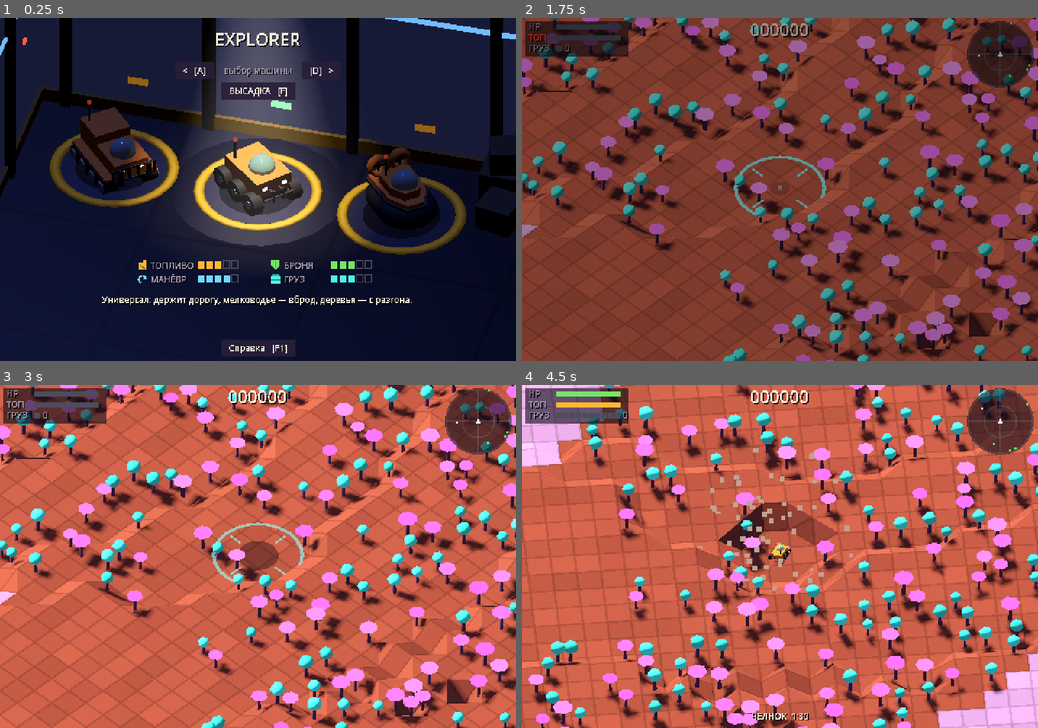
Above: before the commit, frames 1-4 (two rows, left to right).
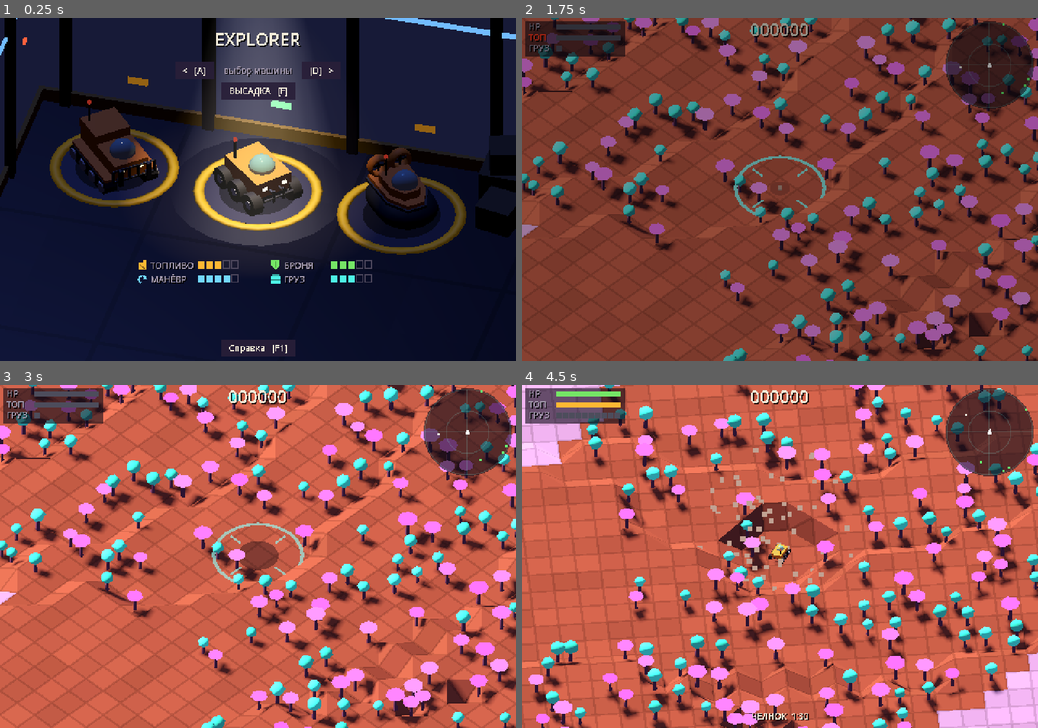
Above: after the commit, the same moments.

Repository: nogitjusthub/explorer
Game: Godot game, scene res://src/main/main.tscn
The game is run twice, just before and just after one commit, with the same random seed, the same clock (stepped at 60 frames per second) and the same inputs.
Inputs (mouse positions are in pixels of both pictures, inside the frame that each line leads up to):
- Up to frame 1 (0.25 s): no input
- Up to frame 2 (1.75 s): click "ВЫСАДКА [F]" at 0.5 s; tap Enter (ui_accept) at 1.25, 1.52 s; move the mouse to (893, 172) at 1.27 s; hold D (move_right) from 1.28 s (still down); tap Q (cam_left) at 1.35 s; click (893, 172) at 1.42 s
- Up to frame 3 (3 s): release D (move_right) at 2 s; drag from (154, 573) to (232, 625) at 2.02 s; move the mouse to (309, 481) at 2.77 s; hold D (move_right) from 2.78 s (still down); hold F (radio) from 2.78 s (still down)
- Up to frame 4 (4.5 s): release D (move_right) at 3.5 s; release F (radio) at 3.5 s; drag from (754, 625) to (625, 505) at 3.52 s; move the mouse to (934, 607) at 4.27 s; hold A (move_left) from 4.28 s (still down); tap E (cam_right) at 4.35 s

The runs differ from the first frame. In frame 1, 0.8% of the frame differs, in the area x 19-80%, y 80-85%; in frame 2, 1.6%; in frame 3, 2.0%; in frame 4, 2.1%, in the area x 19-100%, y 0-27%.

Commit message:
HUD и баланс: пейджер без направления, радар шире; червь 50, танк 150 HP
Pager messages show only the threat name - no arrows, no "nearby", no
countdown (direction moves to the advanced-radar upgrade in the backlog);
"СЕЙСМИЧЕСКАЯ АКТИВНОСТЬ" becomes "ЗЕМЛЕТРЯСЕНИЕ". The radar grows to 80 px
and the pager below it has the same width. The cargo row in the HUD keeps
only the slot bar, without the numeric value. The hold no longer shows a
text blurb under the stat pips (the field is removed from VehicleClass).

Balance: worm strike 50, tank HP 150 - two strikes kill the rover (100) and
the hover (70), only the tank survives two and dies on the third.

Co-Authored-By: Claude Opus 5.5 (1M context) <noreply@anthropic.com>
Claude-Session: https://claude.ai/code/session_01GJC6bC9e6XpvUUnT5cavAj

Diff:
--- a/data/balance_rules.gd
+++ b/data/balance_rules.gd
@@ -141,7 +141,7 @@
 @export var worm_spawn_min: float = 20.0          ## появляется ближе остальных — в 20…30 тайлах, на своём грунте
 @export var worm_spawn_max: float = 30.0
 @export var worm_telegraph_s: float = 0.9
-@export var worm_damage: int = 30
+@export var worm_damage: int = 50                 ## два броска убивают ровер (100) и ховер (70); танк (150) — три
 @export var worm_toss: float = 3.0
 @export var shellback_min_level: int = 3
 @export var shellback_speed: float = 4.6
--- a/data/vehicles/hover.tres
+++ b/data/vehicles/hover.tres
@@ -6,7 +6,6 @@
 script = ExtResource("1_vclass")
 id = &"hover"
 display_name = "Ховер"
-blurb = "Гонщик: скользит над водой, обрывы почти не страшны. Заносит, жжёт топливо."
 hp_max = 70
 max_speed = 7.5
 accel = 6.5
--- a/data/vehicles/rover.tres
+++ b/data/vehicles/rover.tres
@@ -6,7 +6,6 @@
 script = ExtResource("1_vclass")
 id = &"rover"
 display_name = "Ровер"
-blurb = "Универсал: держит дорогу, мелководье — вброд, деревья — с разгона."
 hp_max = 100
 max_speed = 6.5
 accel = 5.0
--- a/data/vehicles/tank.tres
+++ b/data/vehicles/tank.tres
@@ -6,8 +6,7 @@
 script = ExtResource("1_vclass")
 id = &"tank"
 display_name = "Танк"
-blurb = "Крепость: в гору без потерь, лес валит с малого хода. Неспешен."
-hp_max = 160
+hp_max = 150
 max_speed = 4.0
 accel = 2.0
 launch_accel = 6.0
--- a/data/vehicles/vehicle_class.gd
+++ b/data/vehicles/vehicle_class.gd
@@ -4,7 +4,6 @@
 
 @export var id: StringName
 @export var display_name: String             ## внутреннее имя (логи, отладка) — игроку не показываем
-@export_multiline var blurb: String          ## одна строка о характере класса (экран выбора)
 @export var hp_max: int = 100
 
 @export_group("Movement")
--- a/src/main/main.gd
+++ b/src/main/main.gd
@@ -190,8 +190,6 @@
 	streamer.chunk_removed.connect(fauna.on_chunk_removed)
 	fauna.damaged.connect(_on_vehicle_damaged)
 	dev.fauna = fauna
-	hud.pager.vehicle = vehicle
-	hud.pager.camera = rig.camera
 
 	_pause = PauseOverlay.new()
 	add_child(_pause)
--- a/src/ui/hud/hud.gd
+++ b/src/ui/hud/hud.gd
@@ -7,7 +7,7 @@
 
 const FUEL_WARN := 0.2                 ## доля бака, ниже которой полоса топлива мигает
 const BAR_W := 60
-const PANEL := Rect2(3, 3, 96, 33)
+const PANEL := Rect2(3, 3, 93, 33)
 const COLOR_PANEL := Color(0.06, 0.04, 0.09, 0.62)
 const COLOR_TEXT := Color(0.95, 0.92, 0.85)
 const COLOR_DIM := Color(0.62, 0.58, 0.66)
@@ -29,7 +29,6 @@
 var _fuel_max := 1.0
 var _slots := 0
 var _slots_max := 1
-var _cargo_value := 0
 var _score := 0
 var _score_shown := 0.0
 var _time := 0.0
@@ -70,7 +69,7 @@
 	pager = Pager.new()
 	pager.anchor_left = 1.0
 	pager.anchor_right = 1.0
-	pager.offset_left = -160.0
+	pager.offset_left = -2.0 * Radar.R - 5.0          # ровно под радаром, той же ширины
 	pager.offset_right = -5.0
 	pager.offset_top = 8.0 + 2.0 * Radar.R
 	pager.offset_bottom = 8.0 + 2.0 * Radar.R + 34.0
@@ -125,10 +124,9 @@
 	_score = total
 
 
-func _on_cargo_changed(used: int, mx: int, value: int) -> void:
+func _on_cargo_changed(used: int, mx: int, _value: int) -> void:
 	_slots = used
 	_slots_max = mx
-	_cargo_value = value
 
 
 func _on_pickup_collected(kind: StringName, value: int) -> void:
@@ -187,8 +185,6 @@
 	for i in _slots_max:
 		var r := Rect2(32 + i * (slot_w + 1), 26, slot_w, 5)
 		_canvas.draw_rect(r, COLOR_SLOT if i < _slots else COLOR_SLOT_EMPTY)
-	var cargo_x := 32 + _slots_max * (slot_w + 1) + 2
-	_text(Vector2(cargo_x, 31), str(_cargo_value), 8, COLOR_SLOT if _cargo_value > 0 else COLOR_DIM)
 
 	_text(Vector2(0, 17), "%06d" % roundi(_score_shown), 16, COLOR_TEXT, HORIZONTAL_ALIGNMENT_CENTER, size.x)
 	var y := 30.0
--- a/src/ui/hud/pager.gd
+++ b/src/ui/hud/pager.gd
@@ -1,27 +1,22 @@
 class_name Pager
 extends Control
-## Пейджер (GDD §8): под радаром — до трёх сообщений об активных угрозах: тип, стрелка направления
-## относительно экрана (как радар и управление) и секунды до события. У непогоды (гроза, туман, буря)
-## и смерча стрелки нет — откуда придёт, не сказано (указатели — апгрейд радара); кислотный туман
-## подписан просто «ТУМАН» — его выдаёт только цвет. Сообщение держится, пока угроза шлёт телеграф.
+## Пейджер (GDD §8): под радаром, той же ширины, — до трёх сообщений об активных угрозах: только
+## название, без направления и без отсчёта (направление на угрозы — апгрейд «продвинутый радар», §12).
+## Кислотный туман подписан просто «ТУМАН» — его выдаёт только цвет. Новое сообщение мигает;
+## держится, пока угроза шлёт телеграф.
 
 const LINES := 3
 const LINE_H := 10.0
 const STALE_S := 1.0                   ## телеграф не обновлялся столько — угроза ушла
-const NEAR := 6.0                      ## ближе — без стрелки, «рядом»
 const NAMES := {
-	&"storm": "ГРОЗА", &"quake": "СЕЙСМИЧЕСКАЯ АКТИВНОСТЬ", &"fog": "ТУМАН", &"acid": "ТУМАН",
+	&"storm": "ГРОЗА", &"quake": "ЗЕМЛЕТРЯСЕНИЕ", &"fog": "ТУМАН", &"acid": "ТУМАН",
 	&"dust": "ПЫЛЕВАЯ БУРЯ", &"tornado": "СМЕРЧ",
 }
-const NO_ARROW: Array[StringName] = [&"storm", &"fog", &"acid", &"dust", &"tornado", &"quake"]   ## без указателя
 const COLOR_TEXT := Color(1.0, 0.55, 0.3)
 const COLOR_NEW := Color(1.0, 0.9, 0.6)
 const COLOR_BG := Color(0.06, 0.04, 0.09, 0.62)
 
-var vehicle: Vehicle
-var camera: Camera3D
-
-var _entries: Array[Dictionary] = []   ## {kind, at: Vector3, seconds, stale, age}
+var _entries: Array[Dictionary] = []   ## {kind, stale, age}
 var _font: Font
 
 
@@ -32,16 +27,14 @@
 	EventBus.threat_ended.connect(_on_ended)
 
 
-func _on_telegraphed(kind: StringName, at: Vector3, seconds: float, _dir_hint: Vector2) -> void:
+func _on_telegraphed(kind: StringName, _at: Vector3, _seconds: float, _dir_hint: Vector2) -> void:
 	if not NAMES.has(kind):
 		return
 	for e in _entries:
 		if e["kind"] == kind:
-			e["at"] = at
-			e["seconds"] = seconds
 			e["stale"] = 0.0
 			return
-	_entries.push_front({"kind": kind, "at": at, "seconds": seconds, "stale": 0.0, "age": 0.0})
+	_entries.push_front({"kind": kind, "stale": 0.0, "age": 0.0})
 	if _entries.size() > LINES:
 		_entries.pop_back()
 
@@ -59,31 +52,13 @@
 
 
 func _draw() -> void:
-	if _entries.is_empty() or vehicle == null or camera == null:
+	if _entries.is_empty():
 		return
-	draw_rect(Rect2(Vector2(size.x - 150.0, 0.0), Vector2(150.0, LINE_H * _entries.size() + 2.0)), COLOR_BG)
-	var b := camera.global_transform.basis
-	var right := Vector2(b.x.x, b.x.z).normalized()
-	var up := Vector2(-b.z.x, -b.z.z).normalized()
+	draw_rect(Rect2(Vector2.ZERO, Vector2(size.x, LINE_H * _entries.size() + 2.0)), COLOR_BG)
 	var y := LINE_H - 1.0
 	for e in _entries:
-		var at: Vector3 = e["at"]
-		var d := Vector2(at.x, at.z) - vehicle.state.pos
 		var text: String = NAMES[e["kind"]]
-		var seconds: float = e["seconds"]
-		if seconds > 0.0:
-			text += "  %d" % ceili(seconds)
-		var no_arrow := NO_ARROW.has(e["kind"])
-		var near := d.length() < NEAR and not no_arrow
-		if near:
-			text += "  рядом"
 		var col := COLOR_NEW if e["age"] < 1.0 and fmod(e["age"], 0.3) < 0.15 else COLOR_TEXT
-		var text_right := size.x - (4.0 if near or no_arrow else 14.0)
-		draw_string(_font, Vector2(0, y) + Vector2.ONE, text, HORIZONTAL_ALIGNMENT_RIGHT, text_right, 8, Color(0, 0, 0, 0.85))
-		draw_string(_font, Vector2(0, y), text, HORIZONTAL_ALIGNMENT_RIGHT, text_right, 8, col)
-		if not near and not no_arrow:
-			var s := Vector2(d.dot(right), -d.dot(up)).normalized()
-			var c := Vector2(size.x - 7.0, y - 3.0)
-			var side := Vector2(-s.y, s.x)
-			draw_colored_polygon(PackedVector2Array([c + s * 4.0, c - s * 3.0 + side * 3.0, c - s * 3.0 - side * 3.0]), col)
+		draw_string(_font, Vector2(0, y) + Vector2.ONE, text, HORIZONTAL_ALIGNMENT_RIGHT, size.x - 4.0, 8, Color(0, 0, 0, 0.85))
+		draw_string(_font, Vector2(0, y), text, HORIZONTAL_ALIGNMENT_RIGHT, size.x - 4.0, 8, col)
 		y += LINE_H
--- a/src/ui/hud/radar.gd
+++ b/src/ui/hud/radar.gd
@@ -4,7 +4,7 @@
 ## rules.radar_range; площадка дальше — стрелкой на краю. Ориентирован по экрану: «вверх» на радаре —
 ## от камеры в глубину кадра, как и управление. Фауну не показывает.
 
-const R := 30.0                        ## радиус круга, пикселей рендера
+const R := 40.0                        ## радиус круга, пикселей рендера (пейджер под радаром — той же ширины)
 const REFRESH_S := 0.1
 const COLOR_BG := Color(0.06, 0.04, 0.09, 0.62)
 const COLOR_GRID := Color(0.5, 0.9, 0.85, 0.18)
--- a/src/ui/screens/hangar_screen.gd
+++ b/src/ui/screens/hangar_screen.gd
@@ -2,7 +2,7 @@
 extends CanvasLayer
 ## Экран перед забегом (GDD §2): трюм челнока на орбите. Три машины стоят на люках в ряд вдоль задней
 ## стены; выбранная — под прожектором и медленно поворачивается, остальные — тёмные силуэты.
-## Под выбранной — характеристики значками (1–5) и одна строка о характере; названий классов нет.
+## Под выбранной — характеристики значками (1–5); ни названий классов, ни текстовых описаний.
 ## Выбор: A / D, стрелки, тап по машине или кнопкам; старт — F / Enter / кнопка: люк раскрывается,
 ## машина уходит вниз — дальше сцена десанта. Нужен и вебу: звук включается после действия игрока.
 ## Трюм — отдельный мир в SubViewport: свой свет и окружение, игровой мир под экраном не трогаем.
@@ -385,7 +385,6 @@
 		var col := i % 2
 		var row := i / 2
 		UiKit.stat_row(_ui, Vector2(x0 + col * 124.0, y0 + row * 13.0), i as UiKit.Stat, stats[i])
-	UiKit.text(_ui, Vector2(0, y0 + 40), cls.blurb, 8, UiKit.COLOR_TEXT, HORIZONTAL_ALIGNMENT_CENTER, w)
 
 
 # --- Ввод и анимация ----------------------------------------------------------------------------
--- a/tests/unit/test_vehicle_classes.gd
+++ b/tests/unit/test_vehicle_classes.gd
@@ -27,7 +27,7 @@
 func test_table_and_tank_times() -> void:
 	# Время на одном баке (GDD §4): полный ход 6,7 / 10 / 5 мин, холостой 33 / 45 / 22 мин.
 	var expected := {
-		&"rover": [100, 10, 6.67, 33.3], &"tank": [160, 12, 10.0, 45.0], &"hover": [70, 8, 5.0, 22.0]}
+		&"rover": [100, 10, 6.67, 33.3], &"tank": [150, 12, 10.0, 45.0], &"hover": [70, 8, 5.0, 22.0]}
 	for id: StringName in expected:
 		var cls := _cls(id)
 		var e: Array = expected[id]
Not shown, changed: docs/ARCHITECTURE.md
Not shown, changed: docs/GDD.md
